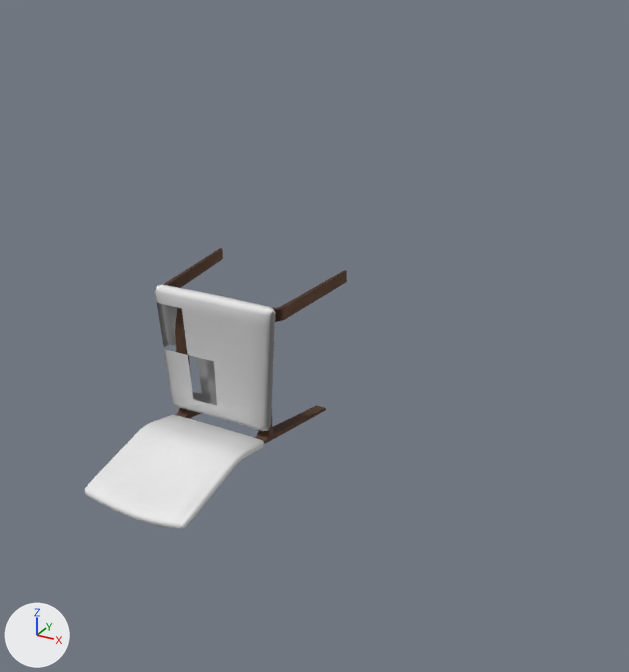
The OBJ model tokenhsi/data/dataset_dynamic_objects/train/ArmChair_Normal/6dffef54-d5d1-33e1-ae5b-6cf8883056ca/vis/mesh.obj as it was, and as the next commit left it.
Camera for both pictures: a 50 mm camera at (1.5, -2.05, 1.26) aimed at (0.26, 0.21, 0.13). The lights are fixed; the arrows at lower left show +X, +Y and +Z. Where no turn or scale is listed for an object, it has been applied to the vertices. Vertices at the same position are counted once.

Before the edit, the objects in view are built like this:
```python
me_mesh = bpy.data.meshes.new('mesh')
me_mesh.from_pydata(...)  # 849 vertices, 1641 faces; spans x -0.257..0.257, y -0.436..0.436, z -0.279..0.28
me_mesh.materials.append(mat_material_0)  # picture img_material_0_png
ob_mesh = bpy.data.objects.new('mesh', me_mesh)
ob_mesh.location = (0.0, 0.0, 0.0)
```
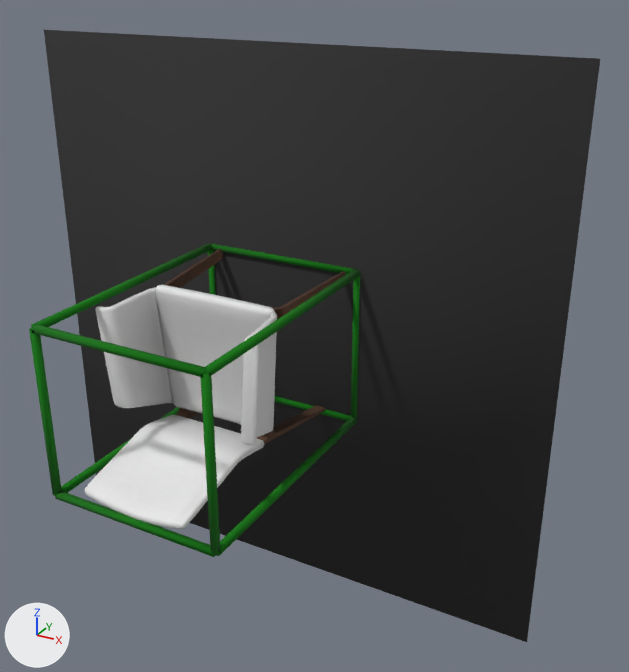
Where the change shows, as pixel boxes [x1, y1, x2, y2] in the pictures (629 x 672 px):
'mesh', reshaped (117% wider, 117% taller): before [84, 248, 347, 529]; after [29, 30, 600, 642]
part 1 of me_mesh, added (green): after [211, 244, 357, 274]
part 2 of me_mesh, added (green): after [31, 324, 207, 378]
part 3 of me_mesh, added (green): after [55, 491, 216, 557]
part 4 of me_mesh, added: after [274, 396, 351, 421]
part 5 of me_mesh, added (green): after [351, 275, 360, 419]
part 6 of me_mesh, added: after [208, 250, 216, 295]
part 7 of me_mesh, added (green): after [29, 328, 62, 496]
part 8 of me_mesh, added (green): after [200, 373, 221, 555]
part 9 of me_mesh, added (green): after [205, 270, 360, 376]
part 10 of me_mesh, added (green): after [217, 417, 357, 556]
part 11 of me_mesh, added (green): after [61, 407, 180, 493]
part 12 of me_mesh, added (green): after [31, 243, 212, 327]
part 13 of me_mesh, added: after [241, 312, 277, 446]
part 14 of me_mesh, added: after [95, 287, 173, 408]
part 15 of me_mesh, added: after [157, 302, 217, 406]
part 16 of me_mesh, added (black): after [44, 30, 600, 642]

The change, as a diff of the scene's bpy script:
```diff
--- a/tokenhsi/data/dataset_dynamic_objects/train/ArmChair_Normal/6dffef54-d5d1-33e1-ae5b-6cf8883056ca/vis/mesh.obj.py
+++ b/tokenhsi/data/dataset_dynamic_objects/train/ArmChair_Normal/6dffef54-d5d1-33e1-ae5b-6cf8883056ca/vis/mesh.obj.py
@@ me_mesh @@
 # used by ob_mesh; location = (0.0, 0.0, 0.0)
-me_mesh.from_pydata(...)  # 849 vertices, 1641 faces; spans x -0.257..0.257, y -0.436..0.436, z -0.279..0.28
+me_mesh.from_pydata(...)  # 1718 vertices, 3296 faces; spans x -1.0..1.0, y -0.446..0.446, z -1.0..1.0
+# me_mesh part 1: a new loose piece, a box spanning x -0.297..0.297, y 0.426..0.446, z 0.269..0.289, in mat_material_0 (picture img_material_0_png)
+# me_mesh part 2: a new loose piece, a box spanning x -0.297..0.297, y -0.446..-0.426, z 0.27..0.29, in mat_material_0 (picture img_material_0_png)
+# me_mesh part 3: a new loose piece, a box spanning x -0.297..0.297, y -0.446..-0.426, z -0.289..-0.269, in mat_material_0 (picture img_material_0_png)
+# me_mesh part 4: a new loose piece, a box spanning x -0.297..0.297, y 0.426..0.446, z -0.29..-0.27, in mat_material_0 (picture img_material_0_png)
+# me_mesh part 5: a new loose piece, a box spanning x 0.287..0.307, y 0.426..0.446, z -0.28..0.279, in mat_material_0 (picture img_material_0_png)
+# me_mesh part 6: a new loose piece, a box spanning x -0.307..-0.287, y 0.426..0.446, z -0.28..0.279, in mat_material_0 (picture img_material_0_png)
+# me_mesh part 7: a new loose piece, a box spanning x -0.307..-0.287, y -0.446..-0.426, z -0.279..0.28, in mat_material_0 (picture img_material_0_png)
+# me_mesh part 8: a new loose piece, a box spanning x 0.287..0.307, y -0.446..-0.426, z -0.279..0.28, in mat_material_0 (picture img_material_0_png)
+# me_mesh part 9: a new loose piece, a box spanning x 0.287..0.307, y -0.436..0.436, z 0.269..0.29, in mat_material_0 (picture img_material_0_png)
+# me_mesh part 10: a new loose piece, a box spanning x 0.287..0.307, y -0.436..0.436, z -0.29..-0.269, in mat_material_0 (picture img_material_0_png)
+# me_mesh part 11: a new loose piece, a box spanning x -0.307..-0.287, y -0.436..0.436, z -0.29..-0.269, in mat_material_0 (picture img_material_0_png)
+# me_mesh part 12: a new loose piece, a box spanning x -0.307..-0.287, y -0.436..0.436, z 0.269..0.29, in mat_material_0 (picture img_material_0_png)
+# me_mesh part 13: a new loose piece of 381 vertices spanning x 0.168..0.297, y -0.192..0.051, z -0.151..0.269, in mat_material_0 (picture img_material_0_png)
+# me_mesh part 14: a new loose piece of 381 vertices spanning x -0.297..-0.168, y -0.192..0.051, z -0.151..0.269, in mat_material_0 (picture img_material_0_png)
+# me_mesh part 15
+# 3 vertices are added at (-0.196, 0.044, -0.031), (-0.181, 0.05, -0.031), (-0.195, 0.005, 0.15)
+# 27 new faces join them
+# me_mesh part 16
+# 8 vertices are added at x -1.0..1.0, y 0.435..0.436, z -1.0..1.0
+# 12 new faces join them
 me_mesh.materials.append(mat_material_0)
```
